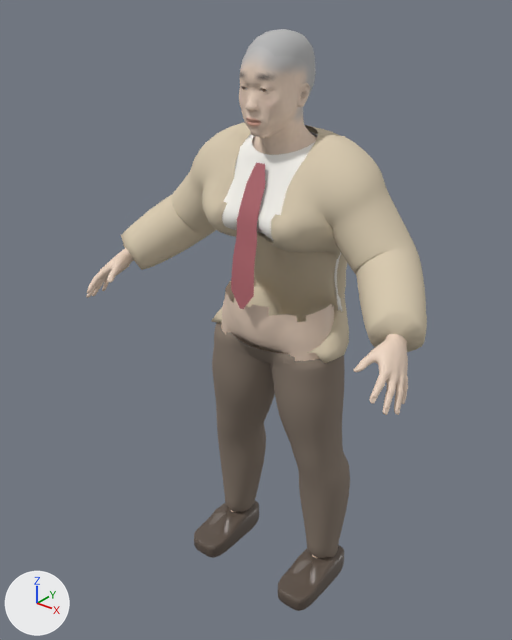
Renders of the glTF model assets/people/prof_hotoke.glb from each side of a commit.
Rendered twice from a 50 mm camera at (1.035, -1.41, 1.666) aimed at (-0.037, -0.07, 0.835). The axes (+X, +Y, +Z) are drawn at lower left. The lights are the same throughout. The first picture is the older version. Vertices at exactly the same position are counted once.

Names of what the first picture shows: 'Body', 'Hair', 'Outer', 'Pants', 'Shoe_l', 'Shoe_r', 'Tie', 'Top'.
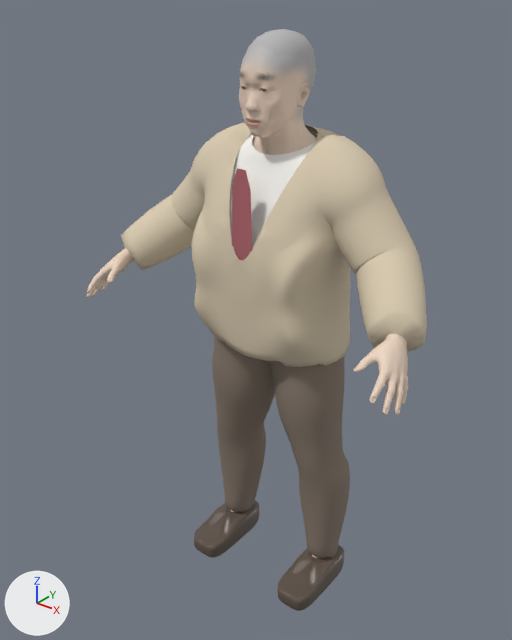
What differs and where, as boxes [x1, y1, x2, y2] in the pictures (512 x 640 px; the box of a moved part takes in the faces that stretch with it):
'Outer', reshaped
    before: [121, 122, 427, 363]
    after: [121, 122, 427, 367]
'Top', reshaped
    before: [222, 132, 343, 312]
    after: [229, 132, 318, 248]
'Tie', reshaped
    before: [231, 163, 265, 309]
    after: [232, 168, 252, 260]
part 1 of me_outer, moved or reshaped
    before: [202, 133, 349, 363]
    after: [192, 133, 351, 367]
part 2 of me_tie, moved or reshaped
    before: [232, 163, 265, 279]
    after: [232, 168, 252, 260]
part 3 of me_tie, moved or reshaped (not visible afterwards)
    before: [231, 273, 254, 309]
part 4 of me_top, moved or reshaped
    before: [222, 173, 343, 312]
    after: [229, 173, 288, 248]

What changed in the scene script:
```text
Change me_outer:
    used by ob_outer; location = (0.0, 0.0, 0.0)
    remove me_outer.from_pydata(...)  # 2465 vertices, 4748 faces; spans x -0.474..0.474, y -0.192..0.149, z 0.765..1.336
    add me_outer.from_pydata(...)  # 2465 vertices, 4748 faces; spans x -0.474..0.474, y -0.194..0.149, z 0.764..1.336
    me_outer part 1: 1120 of 2465 vertices moved; they spanned x -0.205..0.205, y -0.165..0.149, z 0.765..1.288 and now span x -0.208..0.208, y -0.194..0.149, z 0.764..1.288; mean shift (0.0, -0.081, 0.009); largest move (-0.139, 0.049, 0.888) -> (-0.14, -0.184, 0.887)
Change me_tie:
    used by ob_tie; location = (0.0, 0.0, 0.0)
    remove me_tie.from_pydata(...)  # 18 vertices, 16 faces; spans x -0.037..0.036, y -0.176..-0.1, z 0.917..1.268
    add me_tie.from_pydata(...)  # 18 vertices, 16 faces; spans x -0.037..0.036, y -0.171..-0.161, z 0.917..1.268
    me_tie part 2: all 12 vertices in x -0.034..0.033, y -0.164..-0.1, z 1.049..1.268 are scaled about their middle by (1, 0, 1), then moved by (0.0, -0.039, 0.0)
    me_tie part 3
    me_tie.vertices[14].co: (-0.037, -0.172, 0.961) -> (-0.037, -0.166, 0.961)  # pixel (230, 288) -> not seen
    me_tie.vertices[15].co: (0.036, -0.172, 0.961) -> (0.036, -0.166, 0.961)  # pixel (253, 296) -> not seen
    me_tie.vertices[16].co: (-0.005, -0.176, 0.917) -> (-0.005, -0.161, 0.917)  # pixel (239, 308) -> not seen
    me_tie.vertices[17].co: (0.005, -0.176, 0.917) -> (0.005, -0.161, 0.917)  # pixel (242, 309) -> not seen
Change me_top:
    where me_top.from_pydata(...)  # 2468 vertices, 4780 faces; spans x -0.457..0.457, y -0.179..0.13, z 0.841..1.326
    used by ob_top; location = (0.0, 0.0, 0.0)
    me_top part 4: 976 of 2468 vertices moved; they spanned x -0.185..0.185, y -0.153..0.129, z 0.841..1.207 and now span x -0.185..0.185, y -0.172..0.128, z 0.841..1.207; mean shift (0.0, -0.082, 0.006); largest move (-0.142, 0.05, 1.022) -> (-0.145, -0.172, 1.026)
```
